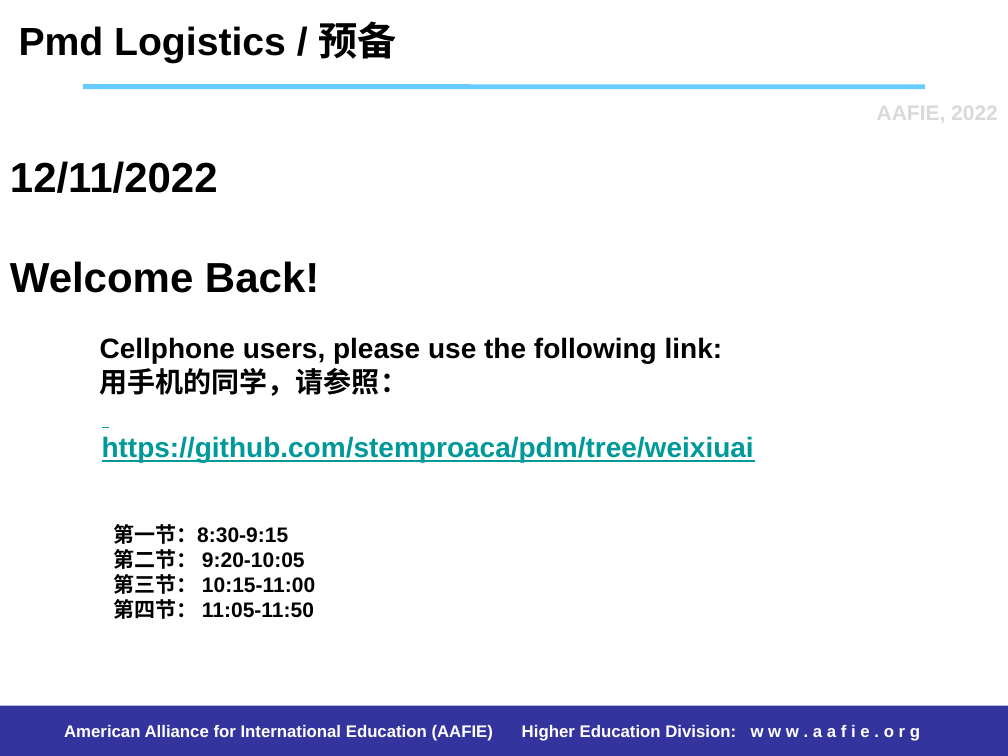
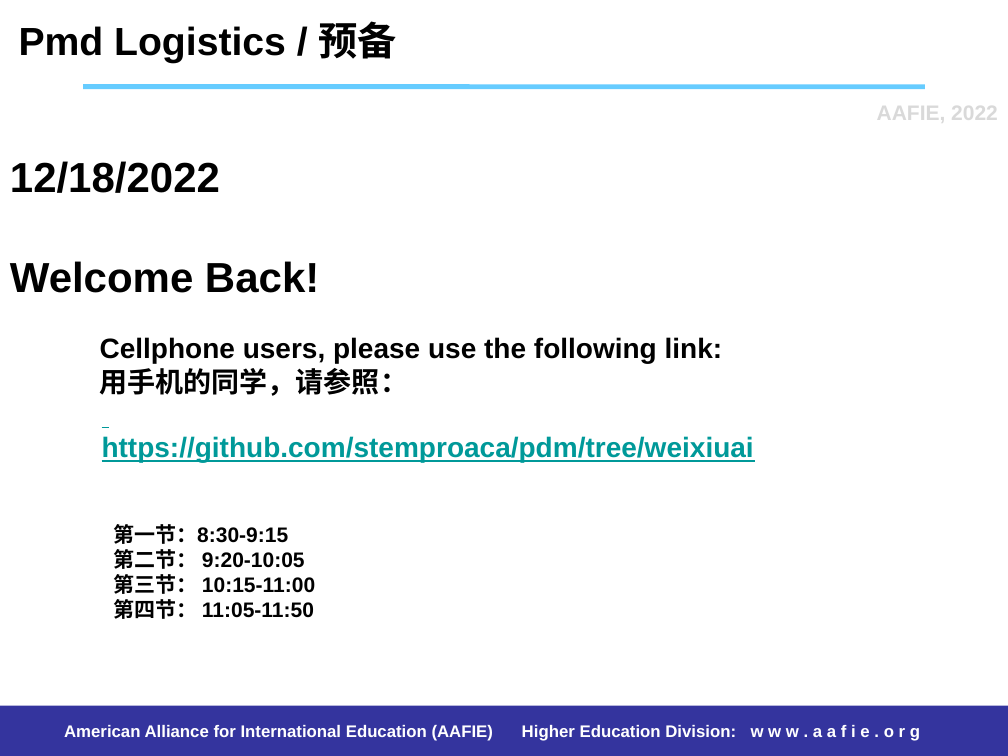
Before and after one commit to stemproaca/pdm, a slide deck: slide 3 of reports/weixiuai_project.pptx. Drawn at 1008x756 pixels with LibreOffice and Linux fonts; fonts in the diff are those of the drawing. Boxes give left, top, right and bottom in pixels: in the first picture for what was removed or moved away, otherwise in the second. Text is boxed around its words. In the diff, an @@ line names an element or a change of style, - is before the commit and + after.

```diff
--- a/reports/weixiuai_project.pptx
+++ b/reports/weixiuai_project.pptx
@@ title at bbox=[10, 161, 319, 293]: text changed @@
-12/11/2022
-Welcome Back!
+12/18/2022
+Welcome Back!
```
Also in this commit, not shown: 5 other slides changed, 36 other files.
